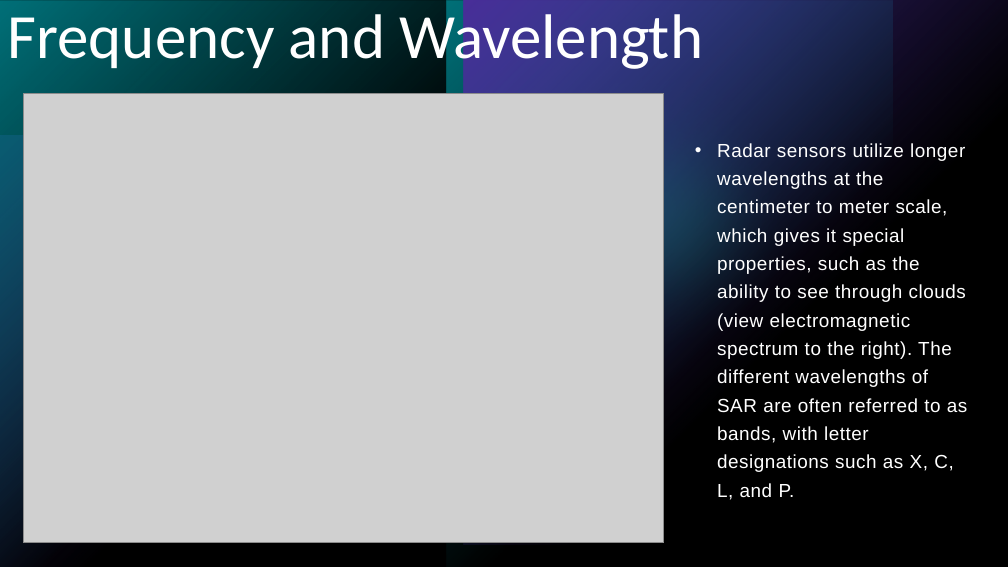
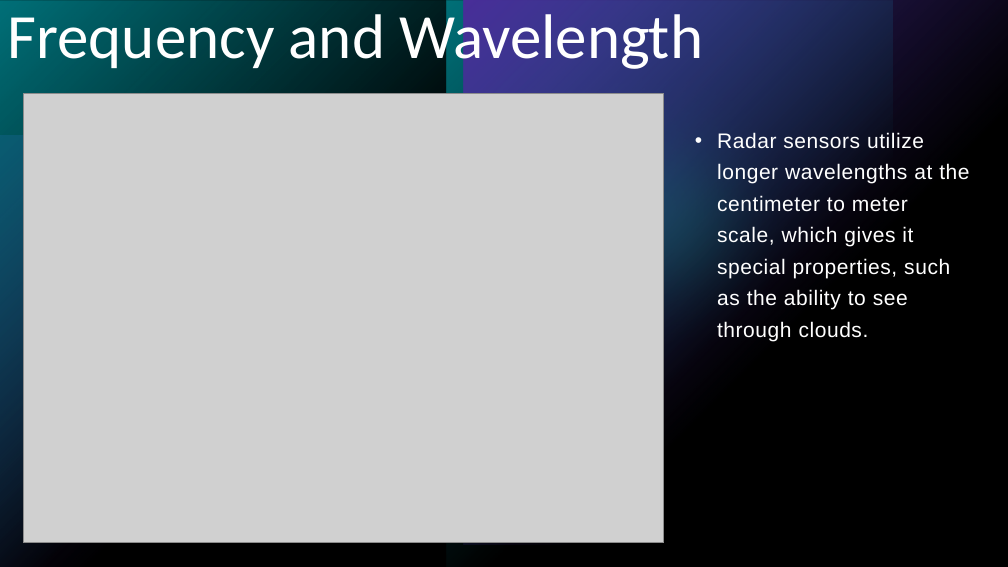
Before and after one commit to GnR98/WASDI-FadeOut, a slide deck: slide 5 of docs/ref/Presentazione_Sentinel1.pptx. Drawn at 1008x567 pixels with LibreOffice and Linux fonts; fonts in the diff are those of the drawing; grey boxes stand for pictures. Boxes give left, top, right and bottom in pixels: in the first picture for what was removed or moved away, otherwise in the second. Text is boxed around its words. In the diff, an @@ line names an element or a change of style, - is before the commit and + after.

```diff
--- a/docs/ref/Presentazione_Sentinel1.pptx
+++ b/docs/ref/Presentazione_Sentinel1.pptx
@@ text at (x1=717, y1=132, x2=969, y2=341): text changed; size 18 to 20 pt @@
-• Radar sensors utilize longer wavelengths at the centimeter to meter scale, which gives it special properties, such as the ability to see through clouds (view electromagnetic spectrum to the right). The different wavelengths of SAR are often referred to as bands, with letter designations such as X, C, L, and P.
+• Radar sensors utilize longer wavelengths at the centimeter to meter scale, which gives it special properties, such as the ability to see through clouds.
```
Also in this commit, not shown: 15 other slides changed, 10 slides added, 2 slides removed.
